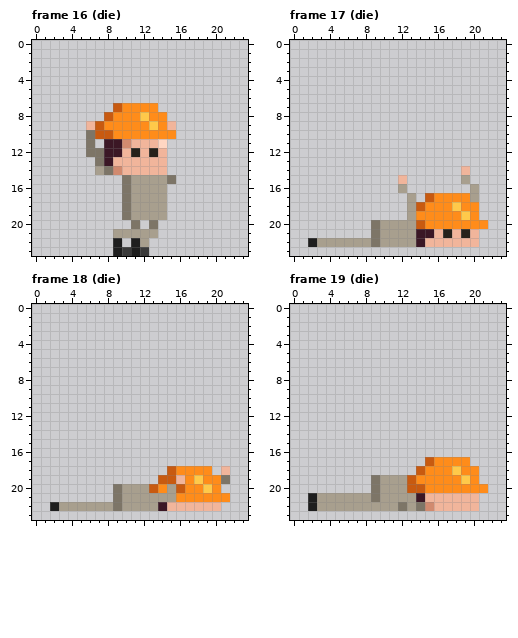
One commit to this pixel-art file: assets/sprites/Aseprite/engineer.aseprite. The first picture shows the starting point.
24x24 pixels, 23 frames. Shown: frame 16 (die), frame 17 (die), frame 18 (die), frame 19 (die). The commit also changed other frames, which this record leaves out.
New version:
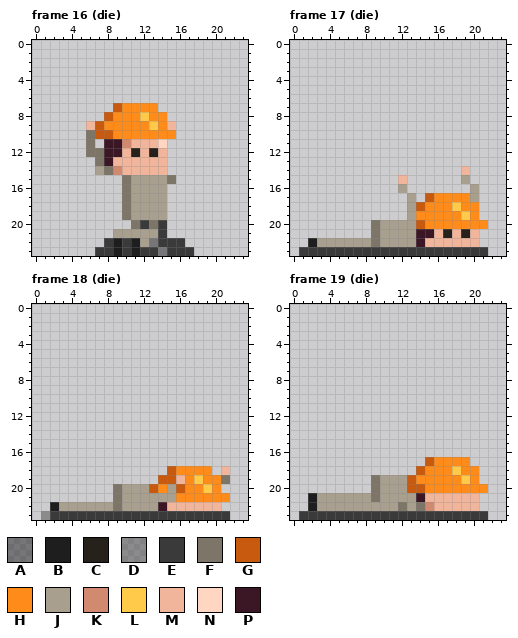
Palette (. is transparent): A #0606086f  B #1e1e1e  C #26221b  D #3a3a3a73  E #3a3a3a  F #7d7567  G #c85a10  H #ff8c1a  J #a89f8e  K #d18a6f  L #ffc94a  M #f1b59b  N #ffd6c2  P #3b1725
Diff:
layer "Layer 2" now shown
Frame 16 (die), layer "Layer 2":
y 20: x 12 . -> E; x 14 . -> E
y 21: x 14 . -> E
y 22: x 8 . -> E; x 10 . -> E; x 13..16 .... -> AEEE
y 23: x 7..8 .. -> EE; x 13..17 ..... -> EAEEE
Frame 17 (die), layer "Layer 2":
y 23: x 1..21 ..................... -> EEEEEEEEEEEEEEEEEEEEE
Frame 18 (die), layer "Layer 2":
y 23: x 1..21 ..................... -> DEEEEEEEEEEEEEEEEEEEE
Frame 19 (die), layer "Layer 2": the same change as frame 17 (die)
Where, in picture pixels (left, top, right, bottom), the same in both pictures:
added: (95, 220, 194, 256)
added: (299, 247, 488, 256)
added: (41, 511, 230, 520)
added: (299, 511, 488, 520)
